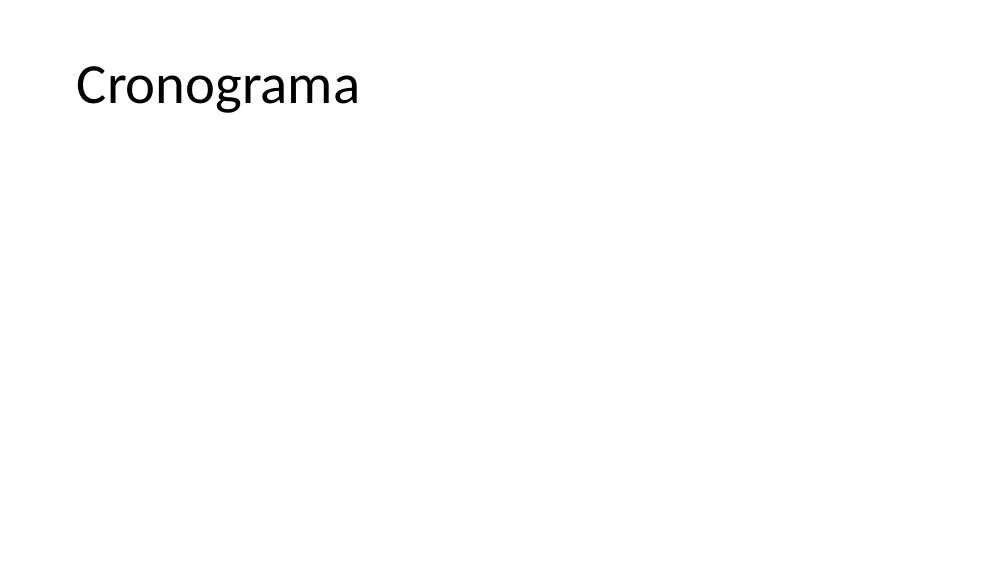
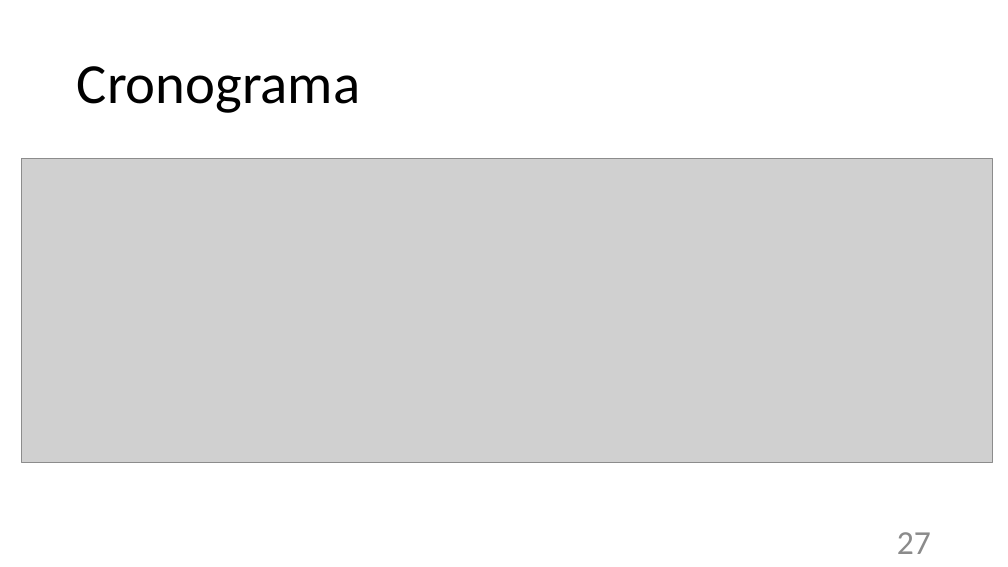
Before and after one commit to ruanlas/TADS2015, a slide deck: slide 27 of TCC-documentos/Apresentacao/TCC_v3.pptx (slide 24 before the commit). Drawn at 1008x567 pixels with LibreOffice and Linux fonts; fonts in the diff are those of the drawing; grey boxes stand for pictures. Boxes give left, top, right and bottom in pixels: in the first picture for what was removed or moved away, otherwise in the second. Text is boxed around its words. In the diff, an @@ line names an element or a change of style, - is before the commit and + after.

```diff
--- a/TCC-documentos/Apresentacao/TCC_v3.pptx
+++ b/TCC-documentos/Apresentacao/TCC_v3.pptx
@@ picture added at (21, 158, 992, 462) @@
@@ page number added at (897, 532, 931, 554), 32 pt, text #8C8C8C @@
+27
```
Also in this commit, not shown: 27 other slides changed, 7 slides added, 1 slide removed, 1 other file.
